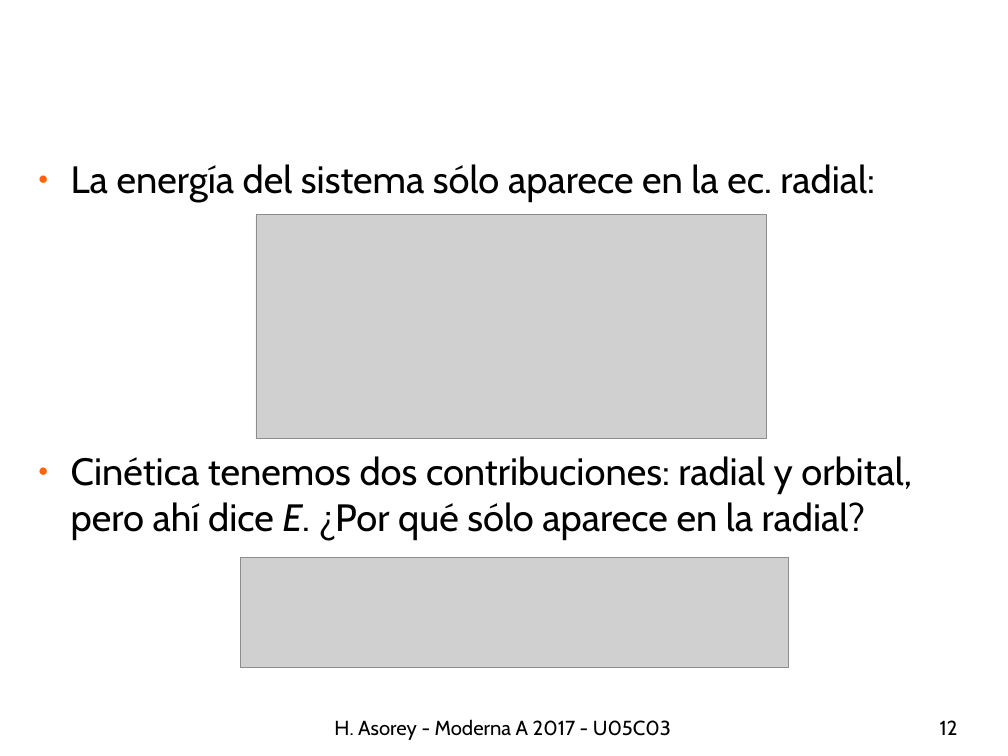
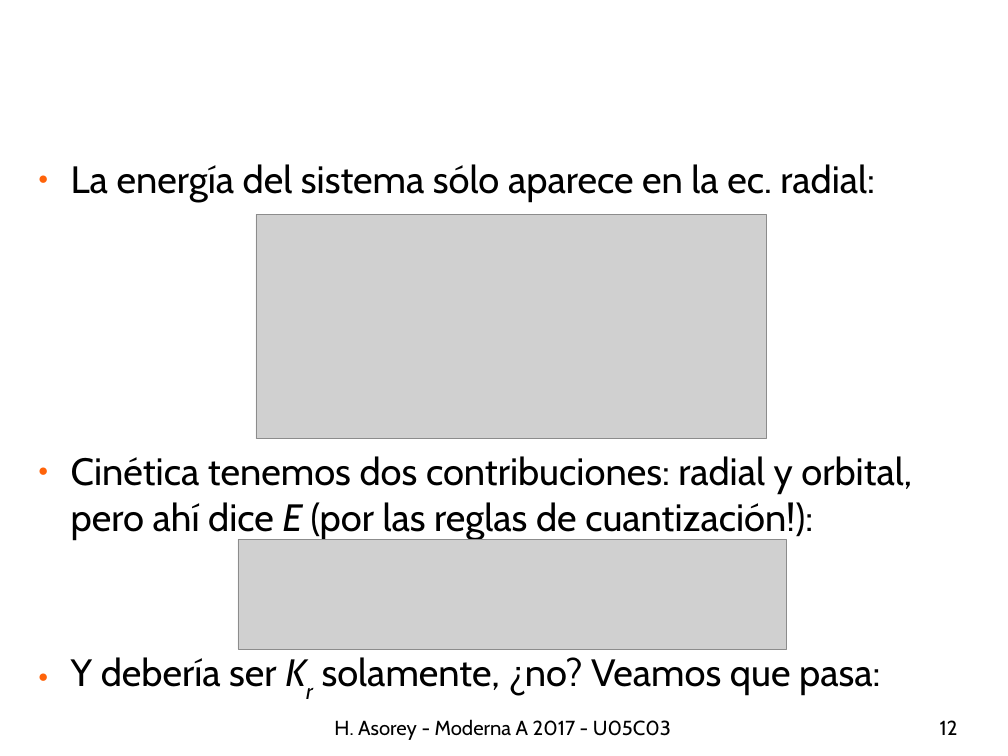
Before and after one commit to asoreyh/unrn-moderna-a, a slide deck: slide 12 of clases/moderna-a-2017-U05C03-0806-hidrogeno-probabilidades.odp. Drawn at 1008x756 pixels with LibreOffice and Linux fonts; fonts in the diff are those of the drawing; grey boxes stand for pictures; background and template pictures are left out. Boxes give left, top, right and bottom in pixels: in the first picture for what was removed or moved away, otherwise in the second. Text is boxed around its words. In the diff, an @@ line names an element or a change of style, - is before the commit and + after.

```diff
--- a/clases/moderna-a-2017-U05C03-0806-hidrogeno-probabilidades.odp
+++ b/clases/moderna-a-2017-U05C03-0806-hidrogeno-probabilidades.odp
@@ text at (x1=71, y1=456, x2=912, y2=695): text changed @@
-● Cinética tenemos dos contribuciones: radial y orbital, pero ahí dice E. ¿Por qué sólo aparece en la radial?
+● Cinética tenemos dos contribuciones: radial y orbital, pero ahí dice E (por las reglas de cuantización!):
+● Y debería ser Kr solamente, ¿no? Veamos que pasa:
@@ picture moved from (x1=241, y1=558, x2=789, y2=668) to (x1=238, y1=540, x2=787, y2=649) @@
```
Also in this commit, not shown: 3 other slides changed, 16 slides added, 7 other files.
